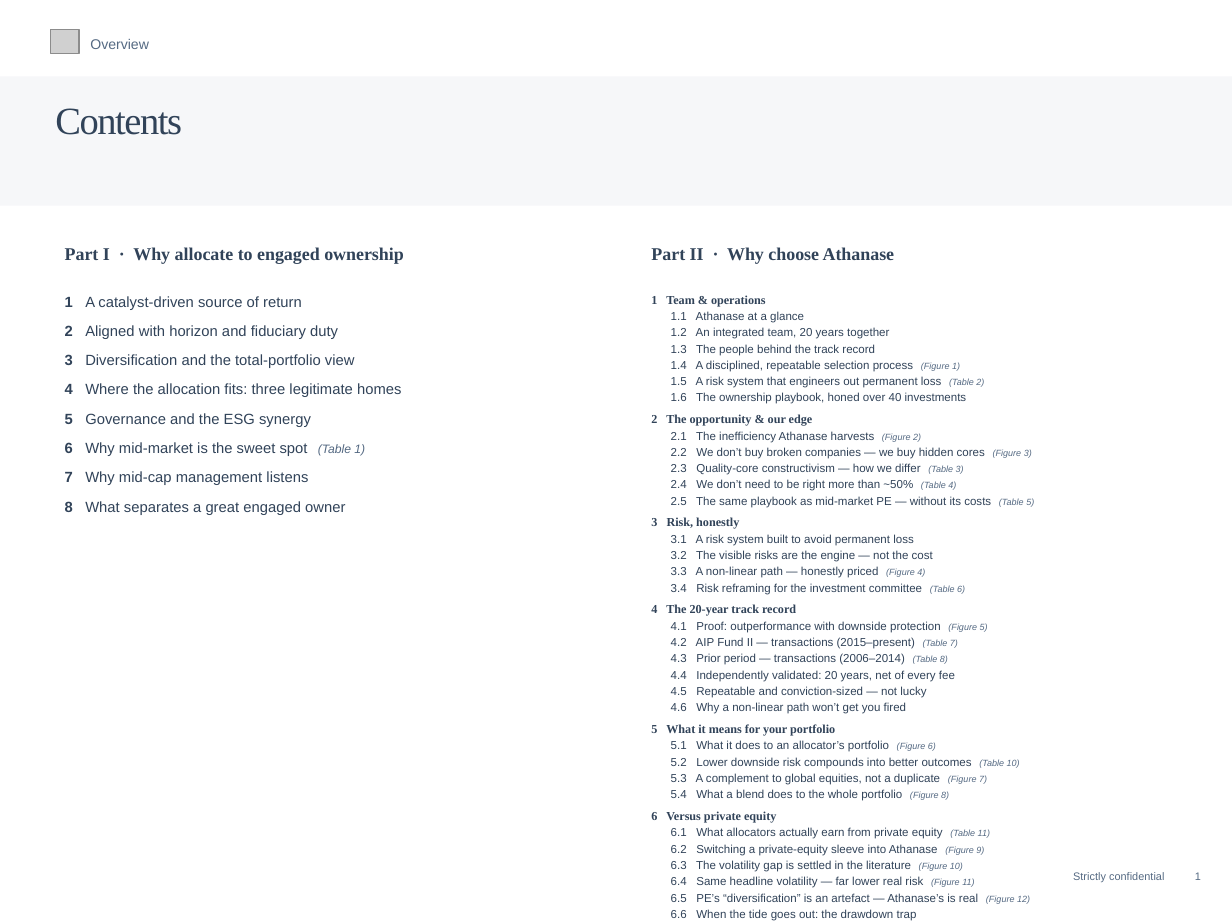
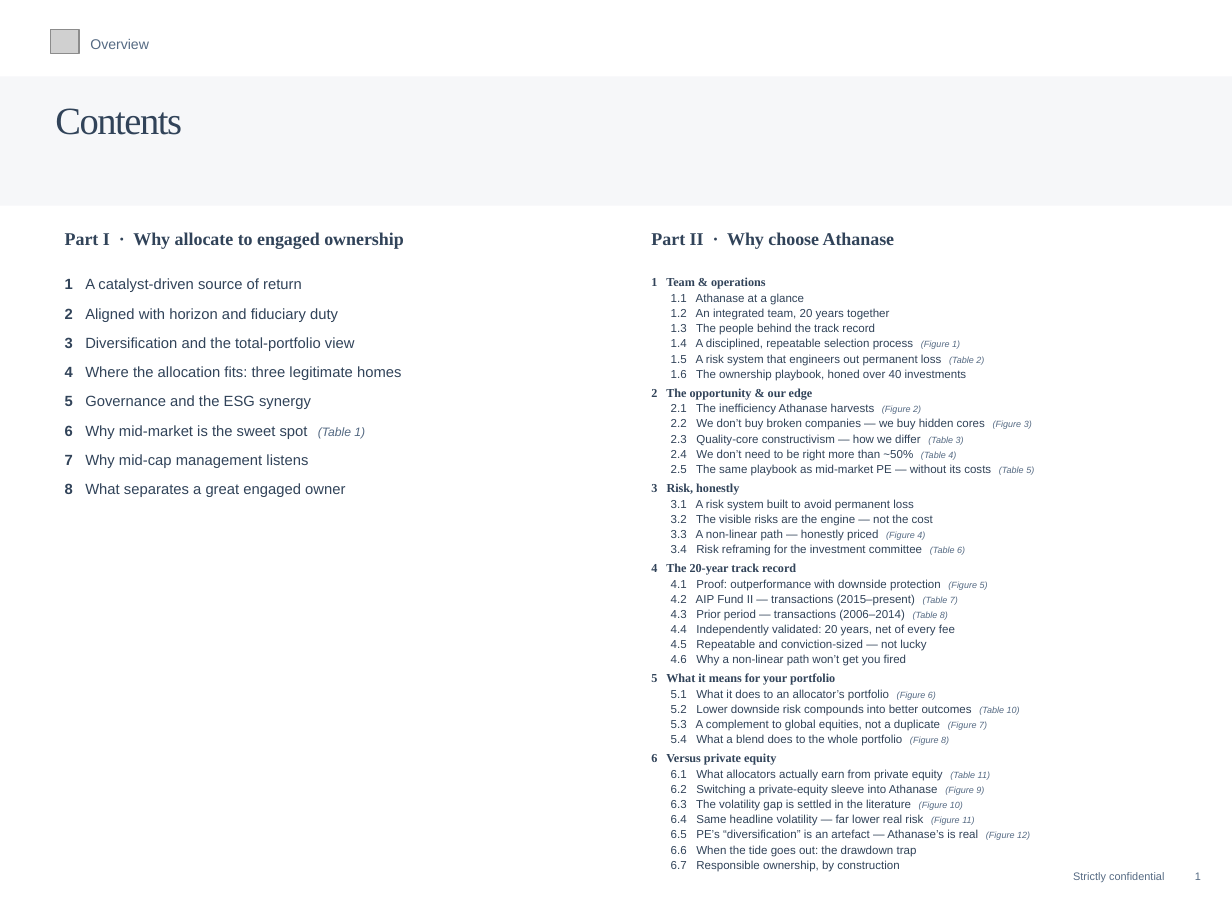
Before and after one commit to charette-lab/Claude, a slide deck: slide 2 of Athanase_Engaged_Ownership_Allocator_Deck.pptx. Drawn at 1232x924 pixels with LibreOffice and Linux fonts; fonts in the diff are those of the drawing; grey boxes stand for pictures. Boxes give left, top, right and bottom in pixels: in the first picture for what was removed or moved away, otherwise in the second. Text is boxed around its words. In the diff, an @@ line names an element or a change of style, - is before the commit and + after.

```diff
--- a/Athanase_Engaged_Ownership_Allocator_Deck.pptx
+++ b/Athanase_Engaged_Ownership_Allocator_Deck.pptx
@@ text "Part I · Why allocate ...": place and size @@
-text "Part I · Why allocate ..." at <box>65,247,404,264</box>
+text "Part I · Why allocate ..." at <box>65,232,404,249</box>
@@ text "Part II · Why choose ...": place and size @@
-text "Part II · Why choose ..." at <box>651,247,895,264</box>
+text "Part II · Why choose ..." at <box>651,232,895,249</box>
@@ text "1 A catalyst-driven source of ...": place and size @@
-text "1 A catalyst-driven source of ..." at <box>65,296,402,515</box>
+text "1 A catalyst-driven source of ..." at <box>65,278,402,497</box>
@@ text "1 Team & operations": place and size @@
-text "1 Team & operations" at <box>651,295,1034,921</box>
+text "1 Team & operations" at <box>651,277,1034,872</box>
@@ text "1 Team & operations" at <box>651,277,1034,872</box>: less space between paragraphs @@
```
Also in this commit, not shown: 1 other file.
